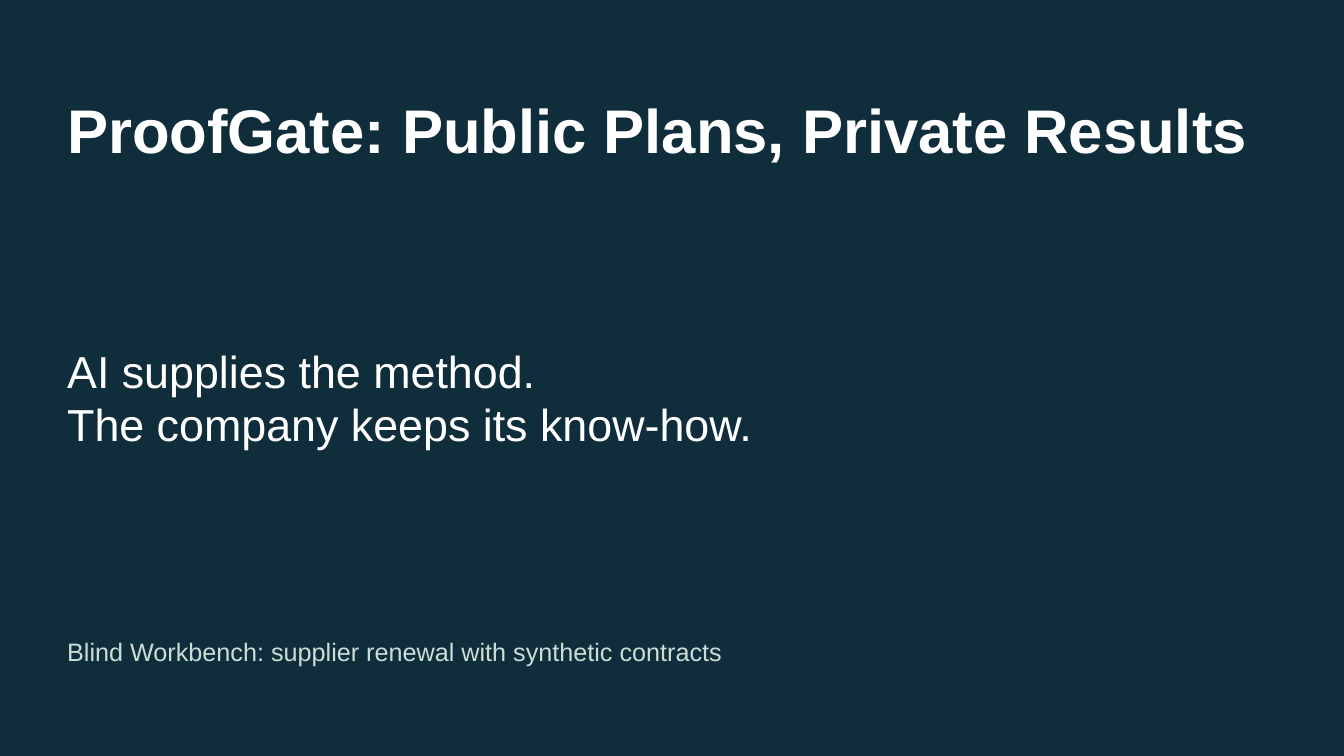
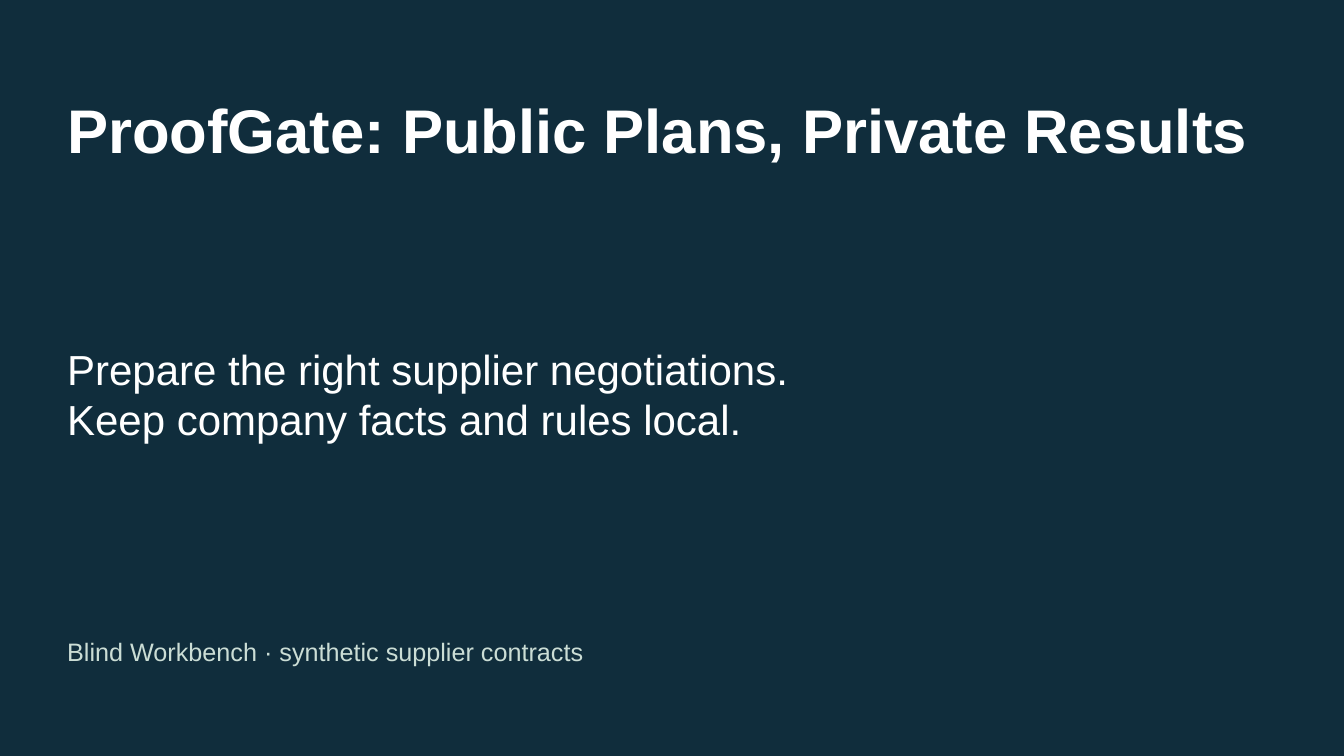
Before and after one commit to Jabolo/ProofGate, a slide deck: slide 1 of submission/presentation.pptx. Drawn at 1344x756 pixels with LibreOffice and Linux fonts; fonts in the diff are those of the drawing. Boxes give left, top, right and bottom in pixels: in the first picture for what was removed or moved away, otherwise in the second. Text is boxed around its words. In the diff, an @@ line names an element or a change of style, - is before the commit and + after.

```diff
--- a/submission/presentation.pptx
+++ b/submission/presentation.pptx
@@ text at box(67, 354, 788, 444): text changed; size 32 to 30 pt @@
-AI supplies the method.
-The company keeps its know-how.
+Prepare the right supplier negotiations.
+Keep company facts and rules local.
@@ text at box(67, 642, 583, 667): text changed @@
-Blind Workbench: supplier renewal with synthetic contracts
+Blind Workbench · synthetic supplier contracts
```
Also in this commit, not shown: 5 other slides changed, 3 slides added, 3 slides removed, 17 other files.
